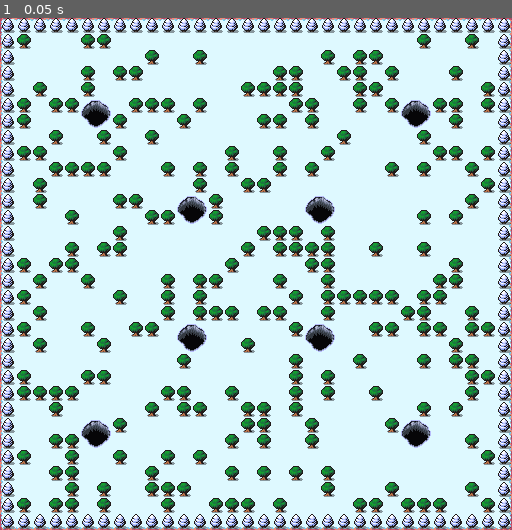
Above: before the commit, frame 1.
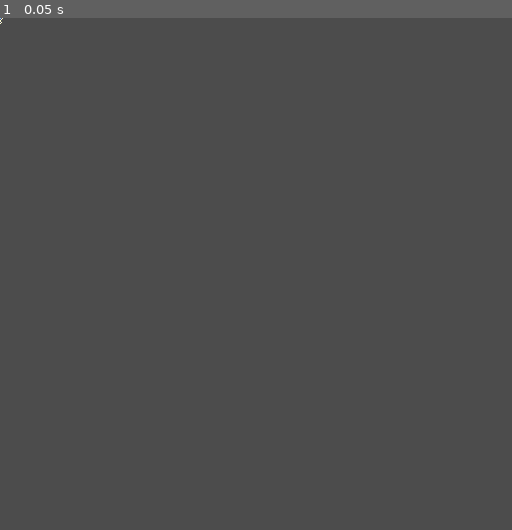
Above: after the commit, the same moment.

Repository: alexxie998/GMTK2022
Game: Godot game, scene res://Node2D.tscn
Same seed, same stepped clock (60 frames per second), same inputs: the game is played once before the commit and once after it.
Inputs:
- Up to frame 1 (0.05 s): no input

The runs differ from the first frame. In frame 1, 100% of the frame differs, in the area x 0-100%, y 0-100%.

Commit message:
player add

Diff:
--- a/Node2D.tscn
+++ b/Node2D.tscn
@@ -175,10 +175,27 @@
 0/shapes = [  ]
 0/z_index = 3
 
+[sub_resource type="AtlasTexture" id=9]
+flags = 4
+atlas = ExtResource( 2 )
+region = Rect2( 48, 544, 16, 16 )
+
+[sub_resource type="SpriteFrames" id=10]
+animations = [ {
+"frames": [ SubResource( 9 ) ],
+"loop": true,
+"name": "default",
+"speed": 5.0
+} ]
+
+[sub_resource type="RectangleShape2D" id=11]
+extents = Vector2( 5, 5 )
+
 [node name="main" type="Node2D"]
 script = ExtResource( 5 )
 
 [node name="Background" type="TileMap" parent="."]
+visible = false
 z_index = 1
 tile_set = SubResource( 1 )
 cell_size = Vector2( 16, 16 )
@@ -186,13 +203,33 @@
 tile_data = PoolIntArray( 0, 0, 0, 1, 0, 1, 2, 0, 1, 3, 0, 1, 4, 0, 1, 5, 0, 1, 6, 0, 1, 7, 0, 1, 8, 0, 1, 9, 0, 1, 10, …(18585 unchanged characters)…
 
 [node name="TreeBorder" type="TileMap" parent="."]
+visible = false
 tile_set = SubResource( 7 )
 cell_size = Vector2( 16, 16 )
 format = 1
 tile_data = PoolIntArray( 0, 0, 0, 1, 0, 0, 2, 0, 0, 3, 0, 0, 4, 0, 0, 5, 0, 0, 6, 0, 0, 7, 0, 0, 8, 0, 0, 9, 0, 0, 10, …(2093 unchanged characters)…
 
 [node name="Obstacles" type="TileMap" parent="."]
+visible = false
 tile_set = SubResource( 8 )
 cell_size = Vector2( 16, 16 )
 format = 1
 script = ExtResource( 4 )
+
+[node name="Area2D" type="Area2D" parent="."]
+__meta__ = {
+"_edit_group_": true
+}
+
+[node name="AnimatedSprite" type="AnimatedSprite" parent="Area2D"]
+z_index = 3
+frames = SubResource( 10 )
+
+[node name="CollisionShape2D" type="CollisionShape2D" parent="Area2D"]
+shape = SubResource( 11 )
+
+[node name="RayCast2D" type="RayCast2D" parent="Area2D"]
+
+[node name="Tween" type="Tween" parent="Area2D"]
+
+[node name="AnimationPlayer" type="AnimationPlayer" parent="Area2D"]
--- a/Scripts/generateObstacles.gd
+++ b/Scripts/generateObstacles.gd
@@ -31,6 +31,7 @@
 		#print("illegal")
 
 func generateEnemies():
+
 	pass
 
 # Called when the node enters the scene tree for the first time.
Not shown: 1 places in Node2D.tscn that only renumber resources
